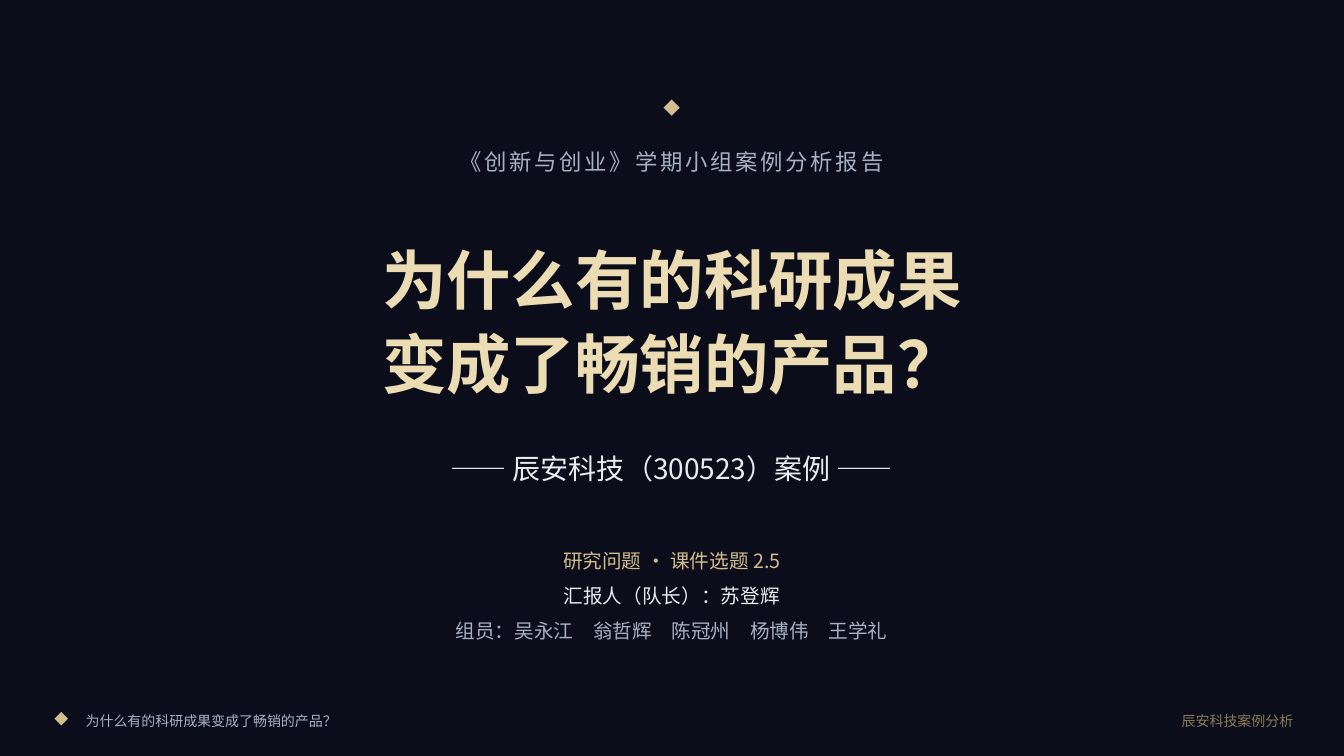
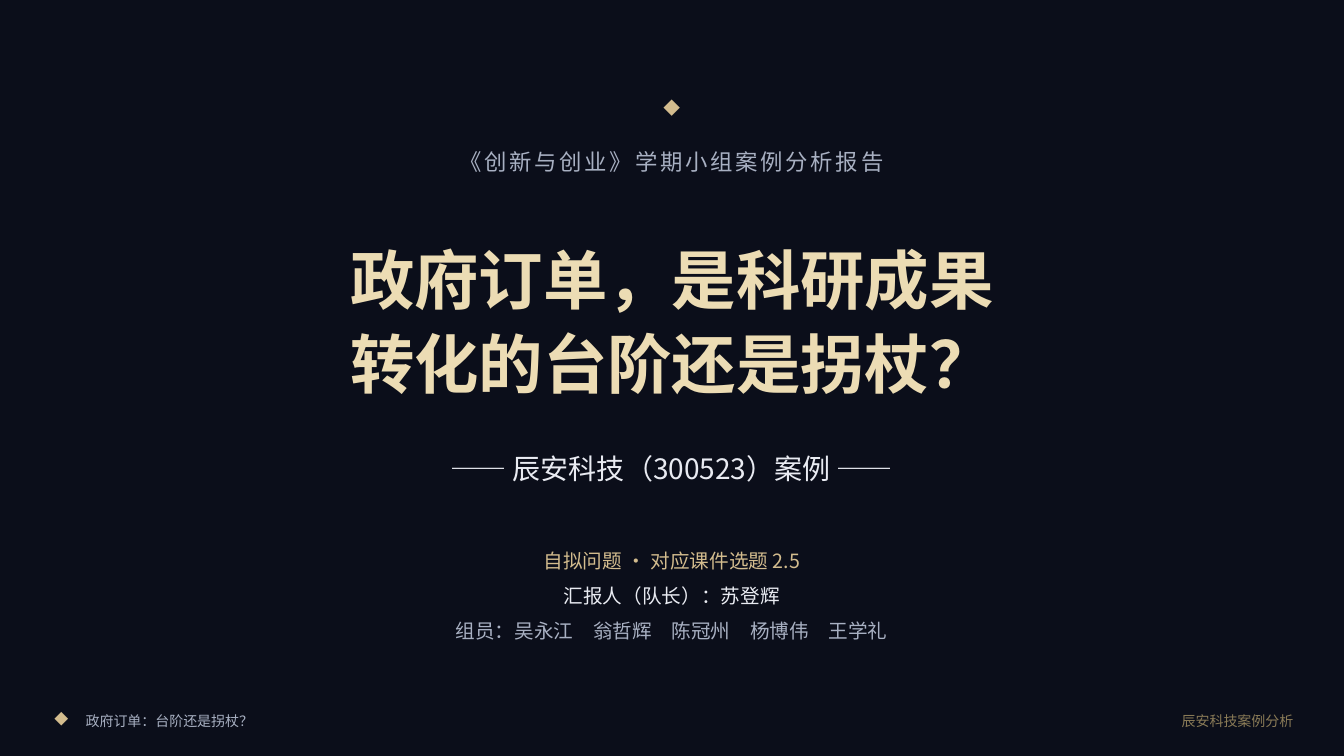
Before and after one commit to sdh0219/susu-tools, a slide deck: slide 1 of web/assets/files/小组案例分析报告-辰安科技.pptx. Drawn at 1344x756 pixels with LibreOffice and Linux fonts; fonts in the diff are those of the drawing; background and template pictures are left out. Boxes give left, top, right and bottom in pixels: in the first picture for what was removed or moved away, otherwise in the second. Text is boxed around its words. In the diff, an @@ line names an element or a change of style, - is before the commit and + after.

```diff
--- a/web/assets/files/小组案例分析报告-辰安科技.pptx
+++ b/web/assets/files/小组案例分析报告-辰安科技.pptx
@@ text at <box>350,248,994,394</box>: text changed @@
-为什么有的科研成果
-变成了畅销的产品？
+政府订单，是科研成果
+转化的台阶还是拐杖？
@@ text at <box>543,551,800,570</box>: text changed @@
-研究问题 · 课件选题 2.5
+自拟问题 · 对应课件选题 2.5
@@ text at <box>86,714,253,727</box>: text changed @@
-为什么有的科研成果变成了畅销的产品？
+政府订单：台阶还是拐杖？
```
Also in this commit, not shown: 8 other slides changed, 7 other files.
